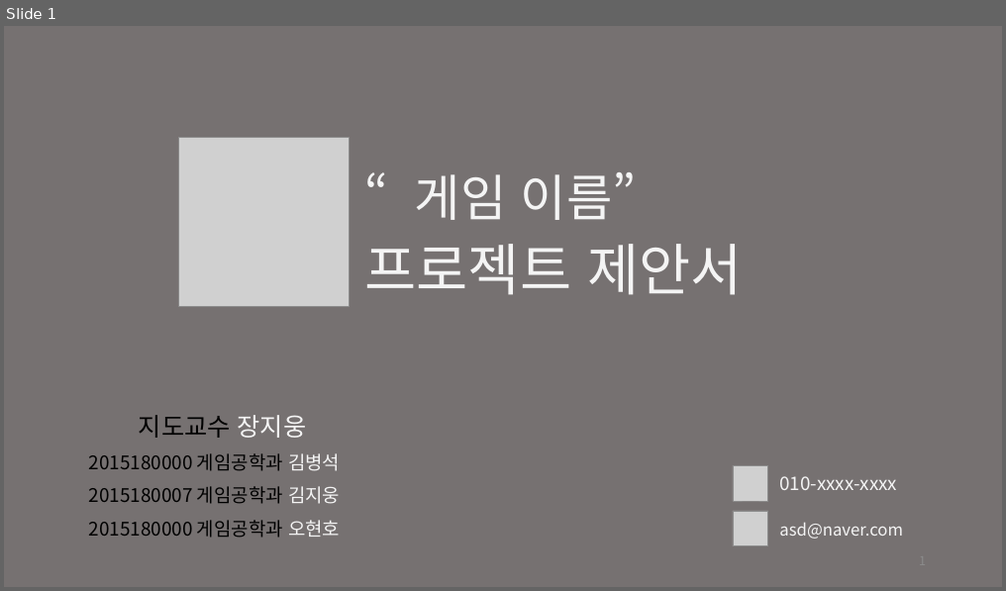
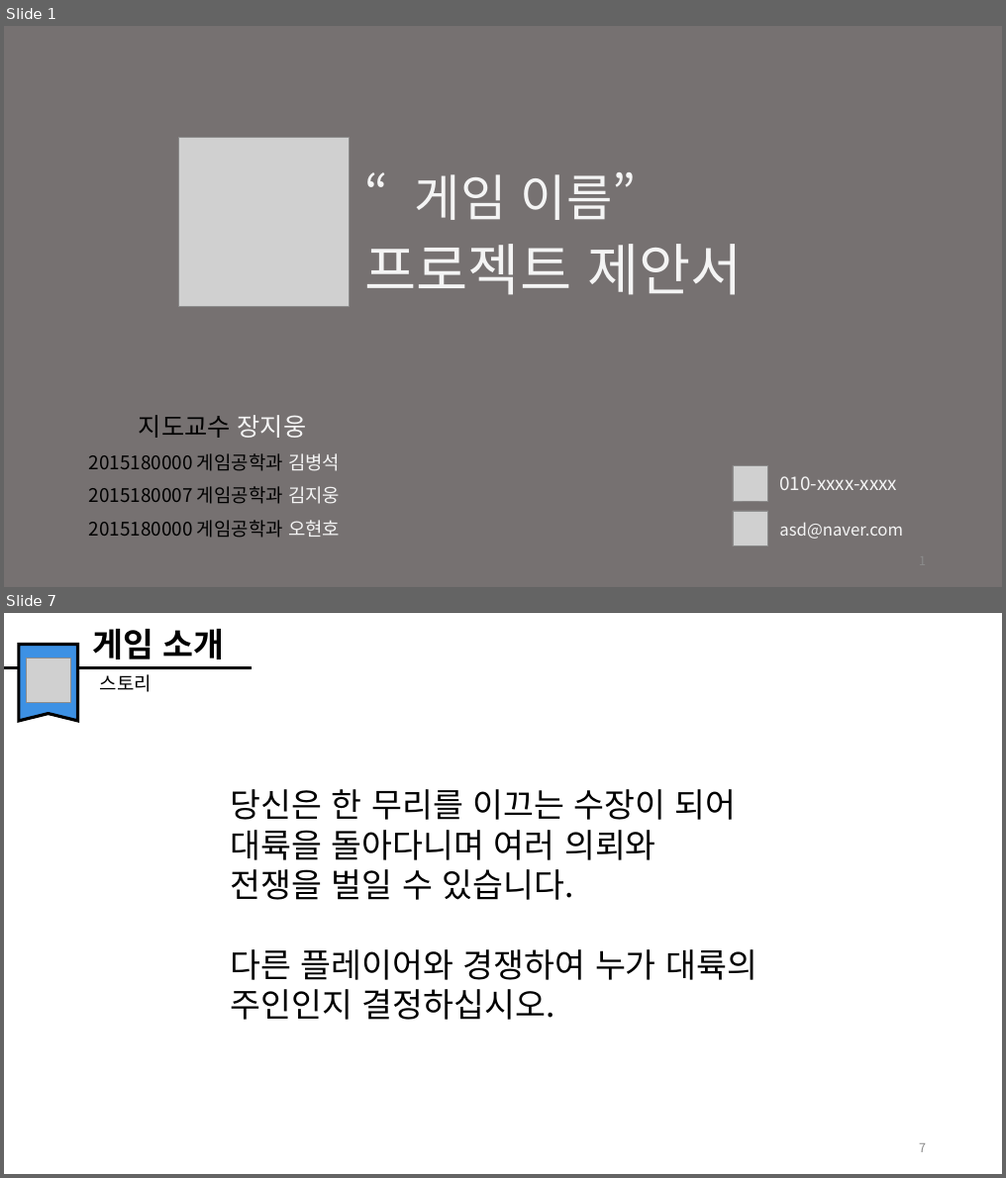
Before and after one commit to kbs5435586/Graduation, a slide deck: Plan/졸업작품제안서_200925.pptx. Shown one above the other, each under a label of ours: slide 1 before the commit, slides 1 and 7 after it; the slides between them are not shown. The pictures are 1006x591 and 1006x1178 pixels, drawn with LibreOffice and Linux fonts; fonts in the diff are those of the drawing; grey boxes stand for pictures. Boxes give left, top, right and bottom in pixels: in the first picture for what was removed or moved away, otherwise in the second. Text is boxed around its words. In the diff, an @@ line names an element or a change of style, - is before the commit and + after.

Commit message:
Update 졸업작품제안서_200925.pptx
제안서 ppt 작업:
세부내용 결정 후 추가작업에 들어갈 예정

```diff
--- a/Plan/졸업작품제안서_200925.pptx
+++ b/Plan/졸업작품제안서_200925.pptx
@@ slide 7 added at bbox=[4, 613, 1002, 1174], background #FFFFFF @@
@@ group added at bbox=[4, 629, 252, 721]: 2 texts, 1 line, 1 freeform shape, 1 picture @@
+게임 소개
+스토리
@@ text added at bbox=[231, 789, 757, 1020], 32 pt, text #000000 @@
+당신은 한 무리를 이끄는 수장이 되어
+대륙을 돌아다니며 여러 의뢰와
+전쟁을 벌일 수 있습니다.
+다른 플레이어와 경쟁하여 누가 대륙의 주인인지 결정하십시오.
@@ page number added at bbox=[919, 1144, 926, 1153], 12 pt, text #8C8C8C @@
+7
```
Also in this commit, not shown: 2 slides changed, 10 other slides added, 1 slide removed.
